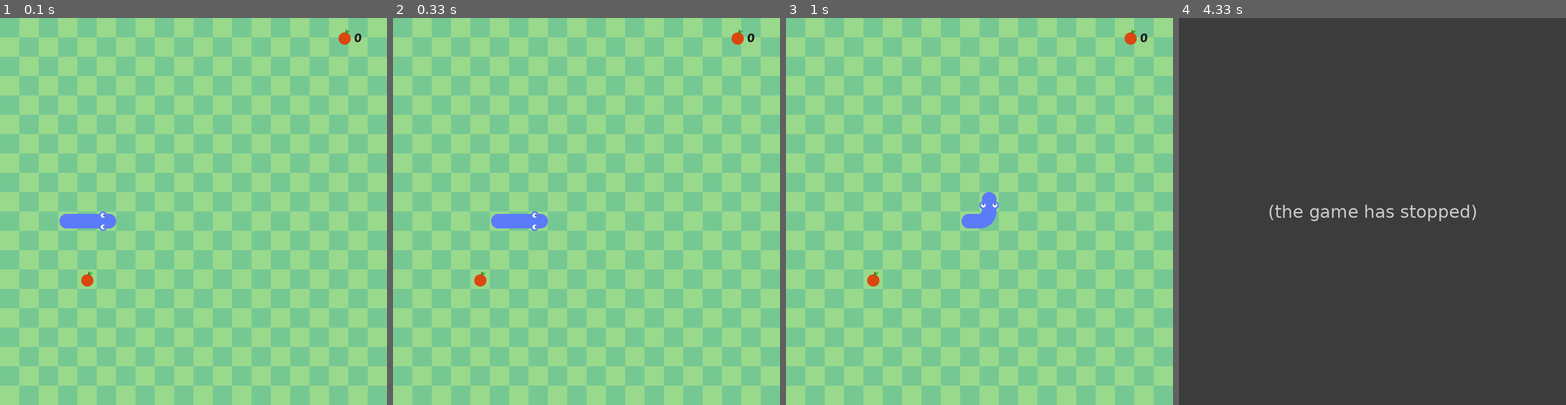
Above: before the commit, frames 1-4 (left to right).
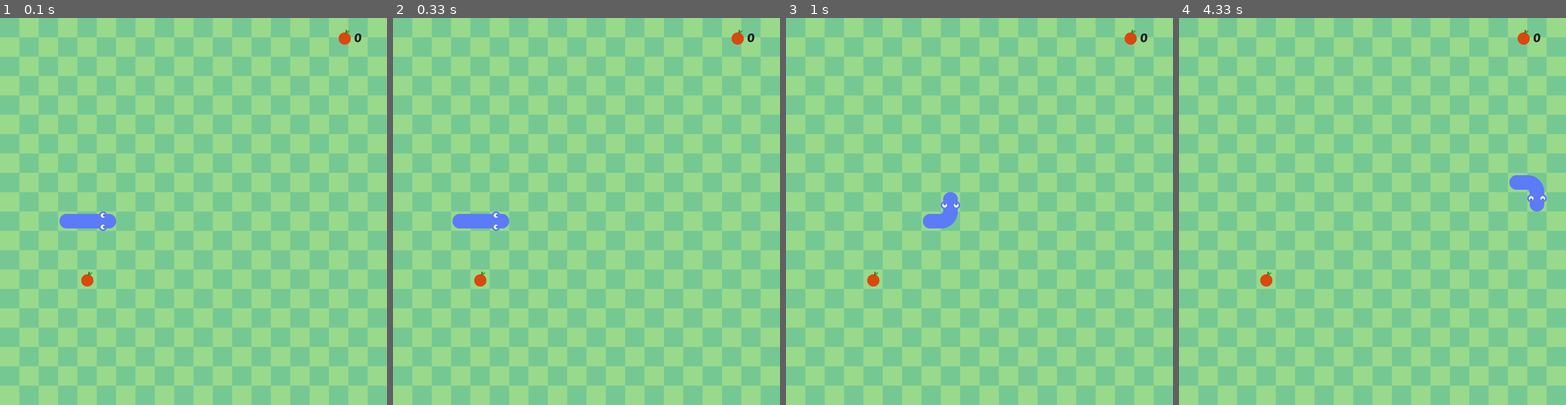
Above: after the commit, the same moments.

Repository: yusuphiqbal/snake-pygame
Game: pygame game, started from main.py
The game is run twice, just before and just after one commit, with the same random seed, the same clock (stepped at 60 frames per second) and the same inputs.
Inputs:
- Up to frame 1 (0.1 s): no input
- Up to frame 2 (0.33 s): no input
- Up to frame 3 (1 s): hold Right 0.33-0.8 s; hold Up from 0.83 s (still down)
- Up to frame 4 (4.33 s): release Up at 1.13 s; hold Right 1.17-1.63 s; hold Down 2.23-2.53 s; hold Left 2.57-2.97 s; hold Up 3-3.37 s; hold Right 3.4-4.03 s; hold Down from 4.07 s (still down)

Frame 1 is identical in both runs. In frame 2, 0.8% of the frame differs, in the area x 15-40%, y 50-55%; in frame 3, 1.0%; in frame 4, 100%, in the area x 0-100%, y 0-100%.
Before the commit the program exited at 4.05 s; later frames show no game.

Commit message:
Resetting game if over

Diff:
--- a/main.py
+++ b/main.py
@@ -9,7 +9,7 @@
     def __init__(self):
         pos = cell_number / 2
         self.body = [Vector2(pos -5, pos), Vector2(pos - 6, pos), Vector2(pos - 7, pos)]
-        self.direction = Vector2(1, 0)
+        self.direction = Vector2(0, 0)
         self.new_block = False
 
         self.head_up = pygame.image.load('assets/images/head_up.png').convert_alpha()
@@ -98,6 +98,11 @@
     def play_crunch_sound(self):
         self.crunch_sound.play()
 
+    def reset(self):
+        pos = cell_number / 2
+        self.body = [Vector2(pos -5, pos), Vector2(pos - 6, pos), Vector2(pos - 7, pos)]
+        self.direction = Vector2(0, 0)
+
 class Fruit:
     def __init__(self):
         self.spawn()
@@ -148,10 +153,9 @@
             if block == self.snake.body[0]:
                 self.over()
 
-    @staticmethod
-    def over():
-        pygame.quit()
-        sys.exit()
+
+    def over(self):
+        self.snake.reset()
 
     def draw_grass(self):
         grass_color = (118, 200, 147)
@@ -197,7 +201,8 @@
 while True:
     for event in pygame.event.get():
         if event.type == pygame.QUIT:
-            game.over()
+            pygame.quit()
+            sys.exit()
 
         if event.type == pygame.USEREVENT:
             game.update()
